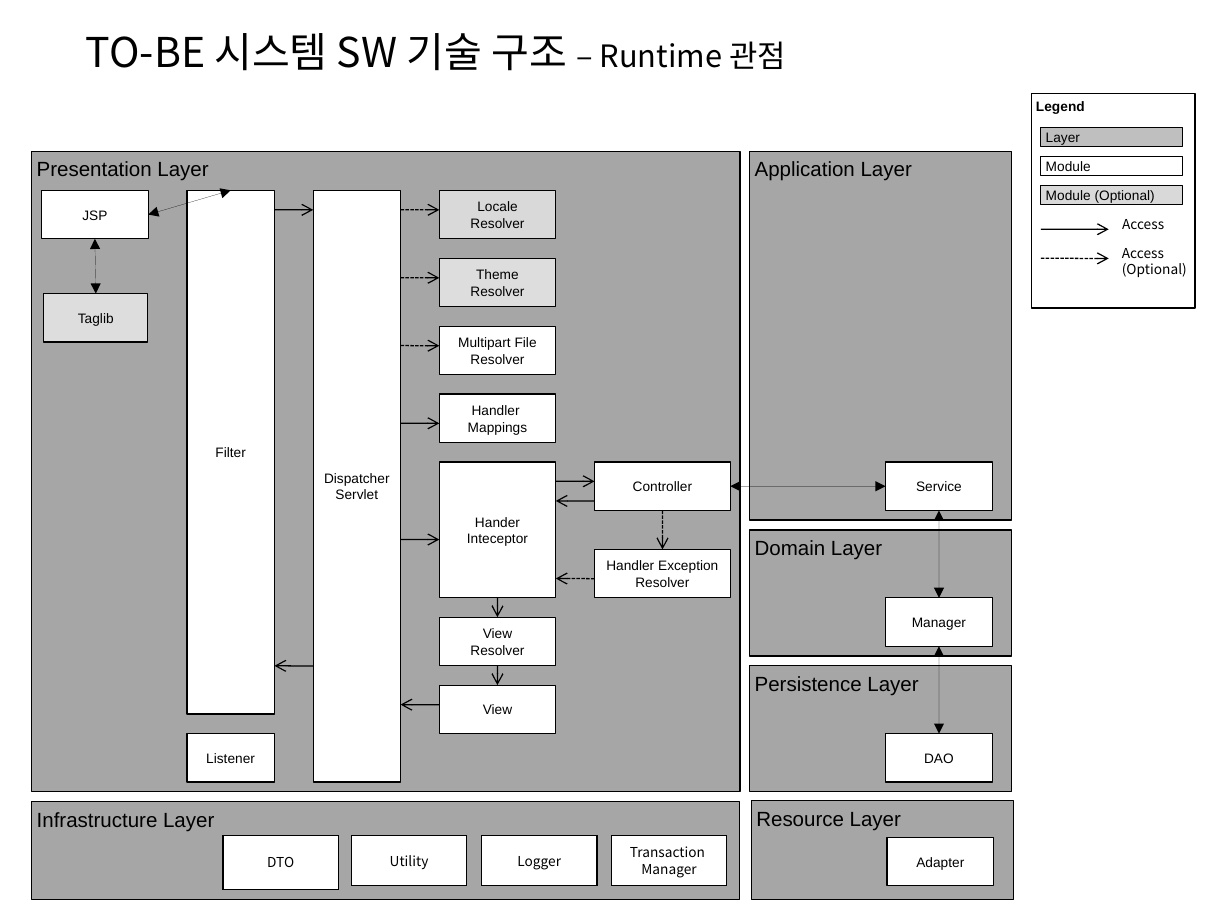
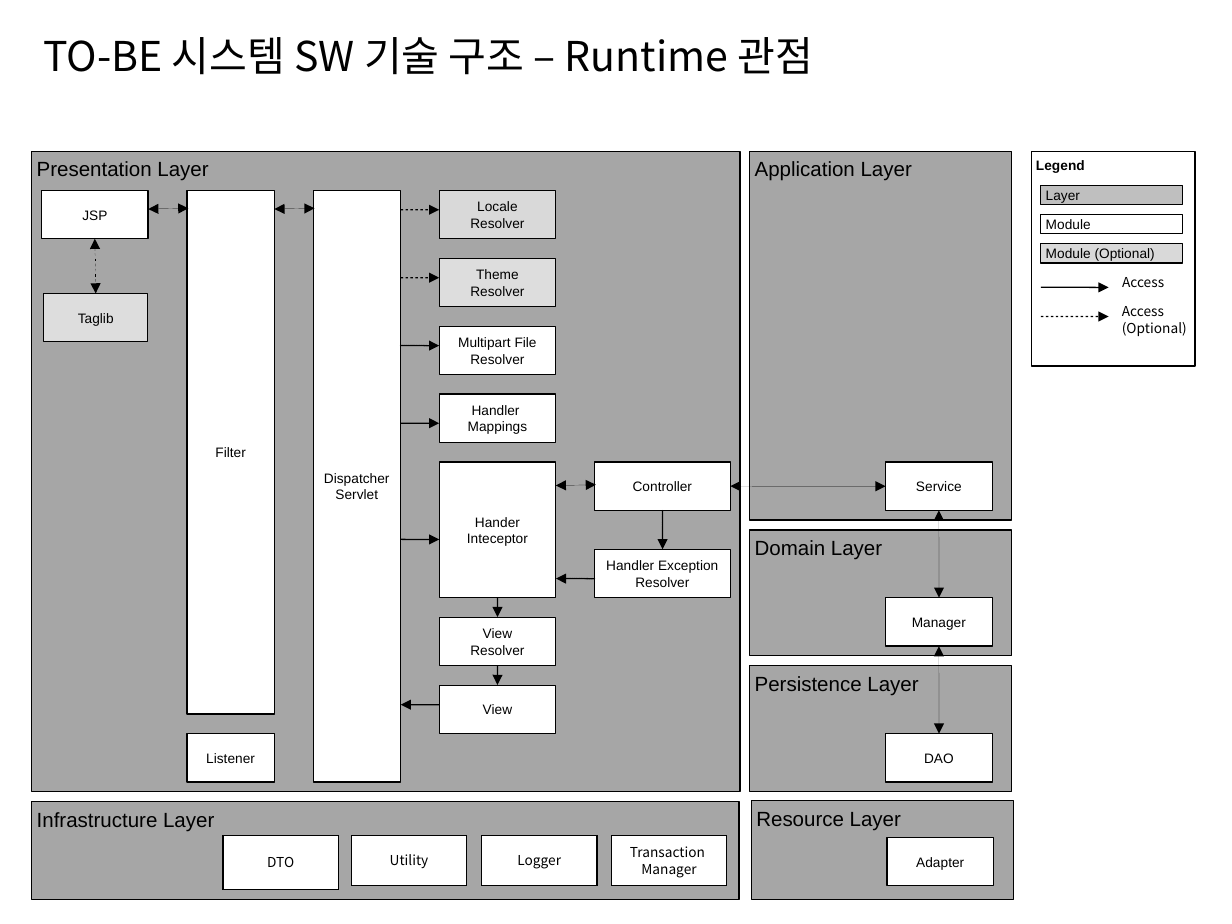
Before and after one commit to kwbaek/codelabor, a slide deck: slide 1 of documentation/0 architecture/design/TO-BE 시스템 SW 기술 구조 (Runtime 관점) (JSP).pptx. Drawn at 1232x924 pixels with LibreOffice and Linux fonts; fonts in the diff are those of the drawing. Boxes give left, top, right and bottom in pixels: in the first picture for what was removed or moved away, otherwise in the second. Text is boxed around its words. In the diff, an @@ line names an element or a change of style, - is before the commit and + after.

```diff
--- a/documentation/0 architecture/design/TO-BE 시스템 SW 기술 구조 (Runtime 관점) (JSP).pptx
+++ b/documentation/0 architecture/design/TO-BE 시스템 SW 기술 구조 (Runtime 관점) (JSP).pptx
@@ text "TO-BE 시스템 SW 기술 구조 ...": place and size @@
-text "TO-BE 시스템 SW 기술 구조 ..." at (86,33,786,71)
+text "TO-BE 시스템 SW 기술 구조 ..." at (43,37,814,75)
@@ text "TO-BE 시스템 SW 기술 구조 ..." at (43,37,814,75): size 18 to 24 pt in "– Runtime 관점" @@
@@ double arrow moved from (148, 214) - (230, 190) to (148, 209) - (188, 208) @@
@@ arrow (275, 209) - (314, 208): arrow to double arrow; stroke #000000 0.74 pt to #000000 0.75 pt @@
@@ arrow (400, 209) - (439, 209): arrowheads changed @@
@@ 4 rectangles, 2 texts: place and size @@
-4 rectangles, 2 texts at (1031,94,1195,308)
+4 rectangles, 2 texts at (1031,152,1195,366)
@@ arrow (400, 277) - (439, 277): arrowheads changed @@
@@ arrow moved from (1041, 259) - (1109, 259) to (1041, 287) - (1109, 287) @@
@@ arrow (1041, 287) - (1109, 287): arrowheads changed @@
@@ arrow moved from (1041, 229) - (1109, 229) to (1041, 317) - (1109, 317) @@
@@ arrow (1041, 317) - (1109, 317): arrowheads changed @@
@@ arrow (400, 346) - (439, 346): arrowheads changed @@
@@ arrow (400, 424) - (439, 424): arrowheads changed @@
@@ arrow moved from (556, 482) - (595, 482) to (556, 485) - (596, 485) @@
@@ arrow (556, 485) - (596, 485): arrow to double arrow; stroke #000000 0.74 pt to #000000 0.75 pt @@
@@ arrow removed from (595, 501) to (556, 501) @@
@@ arrow (663, 510) - (663, 549): arrowheads changed @@
@@ arrow (400, 540) - (439, 540): arrowheads changed @@
@@ arrow (498, 598) - (498, 617): arrowheads changed @@
@@ arrow (595, 579) - (556, 579): arrowheads changed @@
@@ arrow removed from (313, 667) to (275, 665) @@
@@ arrow (498, 665) - (498, 685): arrowheads changed @@
@@ arrow (440, 705) - (400, 705): arrowheads changed @@
```
Also in this commit, not shown: 7 other slides changed, 8 other files.
